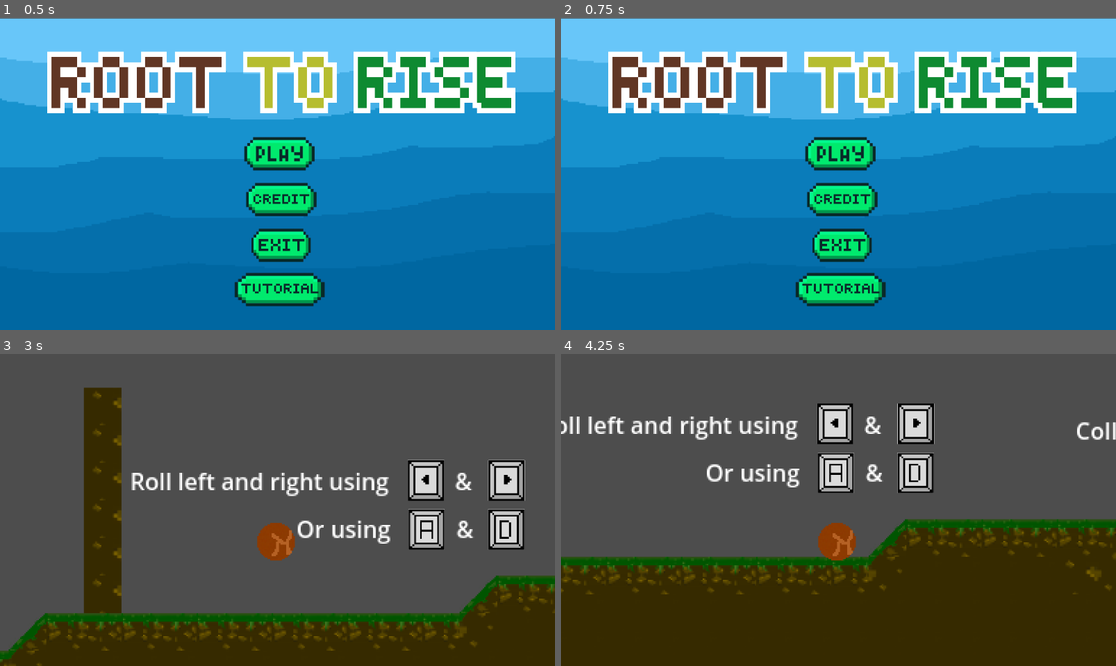
Above: before the commit, frames 1-4 (two rows, left to right).
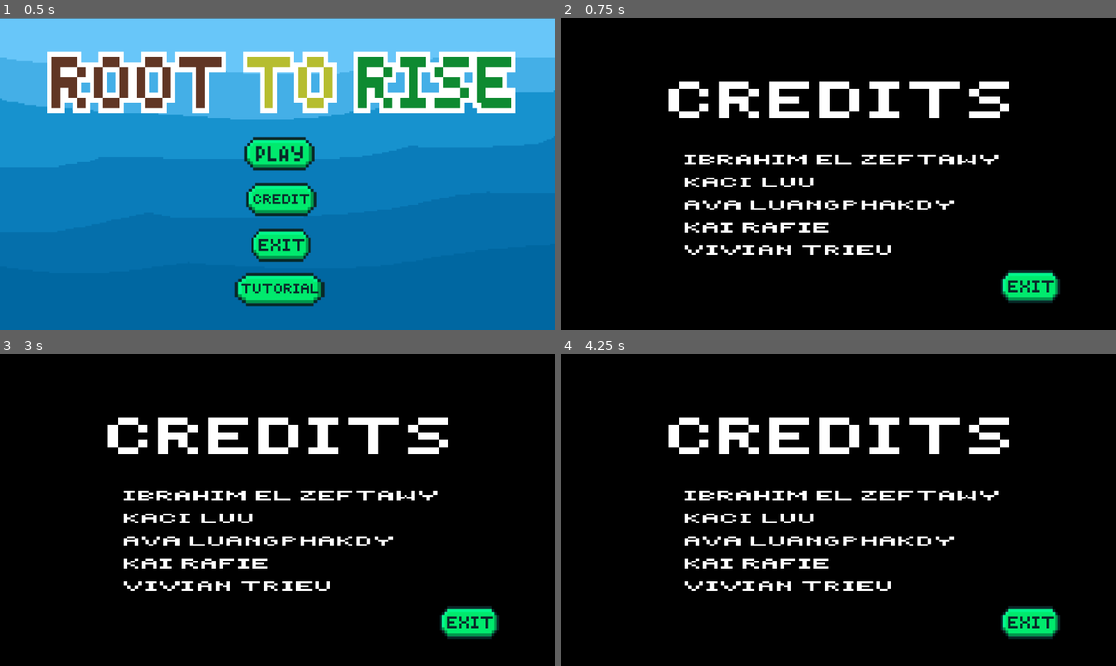
Above: after the commit, the same moments.

Repository: KaiRafie/GameJam25
Game: Godot game, scene res://scenes/menu.tscn
Two runs of this game, one before a commit and one after it. Both use one fixed random seed, a clock stepped at 60 frames per second and the inputs below.
Inputs (mouse positions are in pixels of both pictures, inside the frame that each line leads up to):
- Up to frame 1 (0.5 s): no input
- Up to frame 2 (0.75 s): click (838, 198) at 0.5 s
- Up to frame 3 (3 s): click (277, 491) at 1.27 s; click (277, 491) at 2.02 s; click (277, 625) at 2.77 s
- Up to frame 4 (4.25 s): tap Enter (ui_accept) at 3.5, 3.77 s; hold D (move_right) from 3.53 s (still down)

Frame 1 is identical in both runs. In frame 2, 99% of the frame differs, in the area x 0-100%, y 0-100%; in frame 3, 99%; in frame 4, 99%.

Commit message:
finish the menu and credit scene

Diff:
--- /dev/null
+++ b/scenes/credit.gd
@@ -0,0 +1,15 @@
+extends Node2D
+
+
+# Called when the node enters the scene tree for the first time.
+func _ready() -> void:
+	pass # Replace with function body.
+
+
+# Called every frame. 'delta' is the elapsed time since the previous frame.
+func _process(delta: float) -> void:
+	pass
+
+
+func _on_ExitButton_pressed() -> void:
+	get_tree().change_scene_to_file("res://scenes/menu.tscn")
--- /dev/null
+++ b/scenes/credit.tscn
@@ -0,0 +1,37 @@
+[gd_scene load_steps=5 format=3 uid="uid://d1gmkdpepxg85"]
+
+[ext_resource type="Script" path="res://scenes/credit.gd" id="1_5gorq"]
+[ext_resource type="Texture2D" uid="uid://t0m7bwgwdulm" path="res://Assets/images/credit.png" id="1_sybs0"]
+[ext_resource type="AudioStream" uid="uid://c7peh6f1btacj" path="res://Assets/audio/menu_bgm.mp3" id="2_r1s61"]
+[ext_resource type="Texture2D" uid="uid://bh6i6647wy5ga" path="res://Assets/icons/Exit_button.png" id="3_qnftq"]
+
+[node name="credit" type="Node2D"]
+script = ExtResource("1_5gorq")
+
+[node name="Credit" type="Sprite2D" parent="."]
+position = Vector2(-9, 11)
+scale = Vector2(2.37, 1.457)
+texture = ExtResource("1_sybs0")
+
+[node name="AudioStreamPlayer2D" type="AudioStreamPlayer2D" parent="."]
+stream = ExtResource("2_r1s61")
+autoplay = true
+
+[node name="Camera2D" type="Camera2D" parent="."]
+
+[node name="TextureButton" type="TextureButton" parent="."]
+anchors_preset = 3
+anchor_left = 1.0
+anchor_top = 1.0
+anchor_right = 1.0
+anchor_bottom = 1.0
+offset_left = 300.0
+offset_top = 187.0
+offset_right = 490.0
+offset_bottom = 277.0
+grow_horizontal = 0
+grow_vertical = 0
+action_mode = 0
+texture_normal = ExtResource("3_qnftq")
+
+[connection signal="pressed" from="TextureButton" to="." method="_on_ExitButton_pressed"]
--- a/scenes/level_1.tscn
+++ b/scenes/level_1.tscn
@@ -1,5 +1,6 @@
-[gd_scene load_steps=7 format=3 uid="uid://dv5gxy4h4ow0"]
+[gd_scene load_steps=8 format=3 uid="uid://catp5i8famtnw"]
 
+[ext_resource type="AudioStream" uid="uid://dmn6p7clqfsui" path="res://Assets/audio/game_bgm.mp3" id="1_8ymy0"]
 [ext_resource type="PackedScene" uid="uid://bodwlbvih3ko4" path="res://scenes/seed.tscn" id="1_epi0y"]
 [ext_resource type="Texture2D" uid="uid://ctfymaie4tqq8" path="res://Assets/images/tiles.png" id="2_u0ao5"]
 [ext_resource type="PackedScene" uid="uid://dddwe7854uwlf" path="res://scenes/sun.tscn" id="3_eg7bc"]
@@ -32,6 +33,10 @@
 sources/0 = SubResource("TileSetAtlasSource_mmcjf")
 
 [node name="level_1" type="Node2D"]
+
+[node name="AudioStreamPlayer2D" type="AudioStreamPlayer2D" parent="."]
+stream = ExtResource("1_8ymy0")
+autoplay = true
 
 [node name="TileMap" type="TileMap" parent="."]
 texture_filter = 1
--- a/scenes/menu.tscn
+++ b/scenes/menu.tscn
@@ -1,6 +1,6 @@
 [gd_scene load_steps=9 format=3 uid="uid://dc85mwkssfmwq"]
 
-[ext_resource type="Script" path="res://scenes/menu.gd" id="1_ogxpe"]
+[ext_resource type="Script" path="res://scripts/menu.gd" id="1_ogxpe"]
 [ext_resource type="Texture2D" uid="uid://d28d5e26w6ykk" path="res://Assets/icons/Play_button.png" id="2_mgy1y"]
 [ext_resource type="Texture2D" uid="uid://b8c1bpx7ljq4k" path="res://Assets/images/pixil-layer-Background Copy.png" id="2_xc6fy"]
 [ext_resource type="Texture2D" uid="uid://q4pkhj7putu2" path="res://Assets/images/menutitle.png" id="3_dwqfj"]
--- a/scenes/menu.gd
+++ b/scripts/menu.gd
@@ -12,11 +12,11 @@
 
 
 func _on_PlayButton_pressed() -> void:
-	pass # Replace with function body.
+	get_tree().change_scene_to_file("res://scenes/level_1.tscn")
 
 
 func _on_CreditsButton_pressed() -> void:
-	pass # Replace with function body.
+	get_tree().change_scene_to_file("res://scenes/credit.tscn")
 
 
 func _on_ExitButton_pressed() -> void:
Not shown, added: Assets/images/credit.import
Binary file added: Assets/images/credit.png
Not shown, added: Assets/images/credit.png.import
